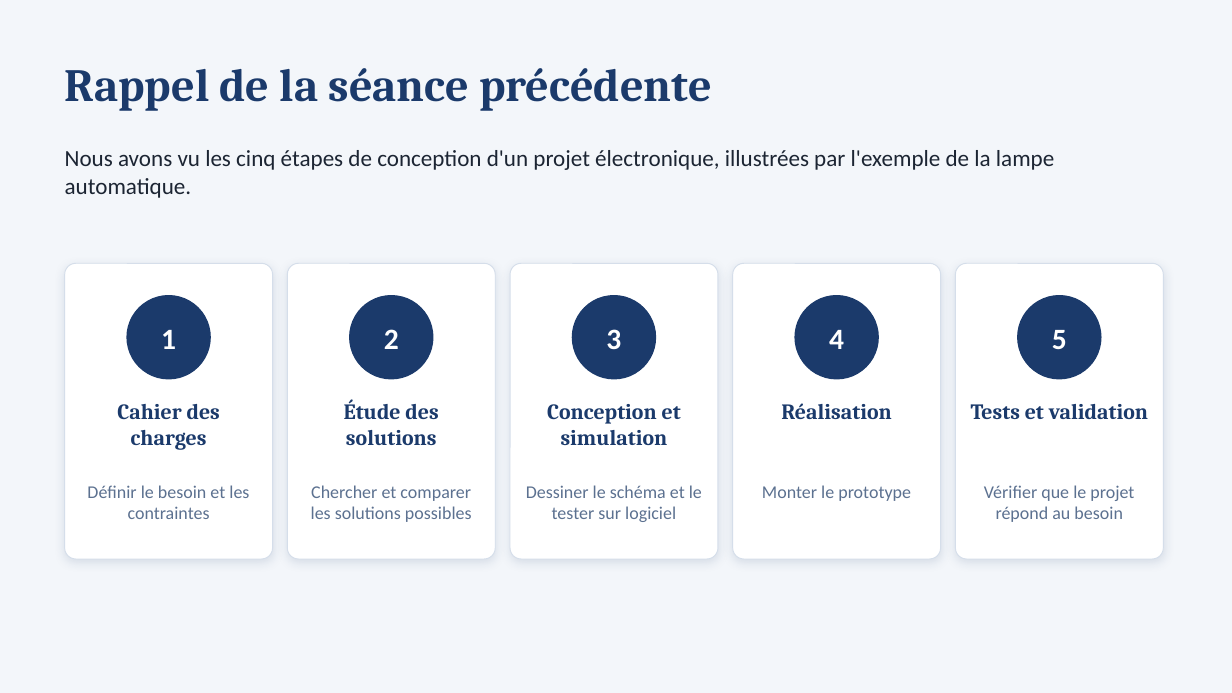
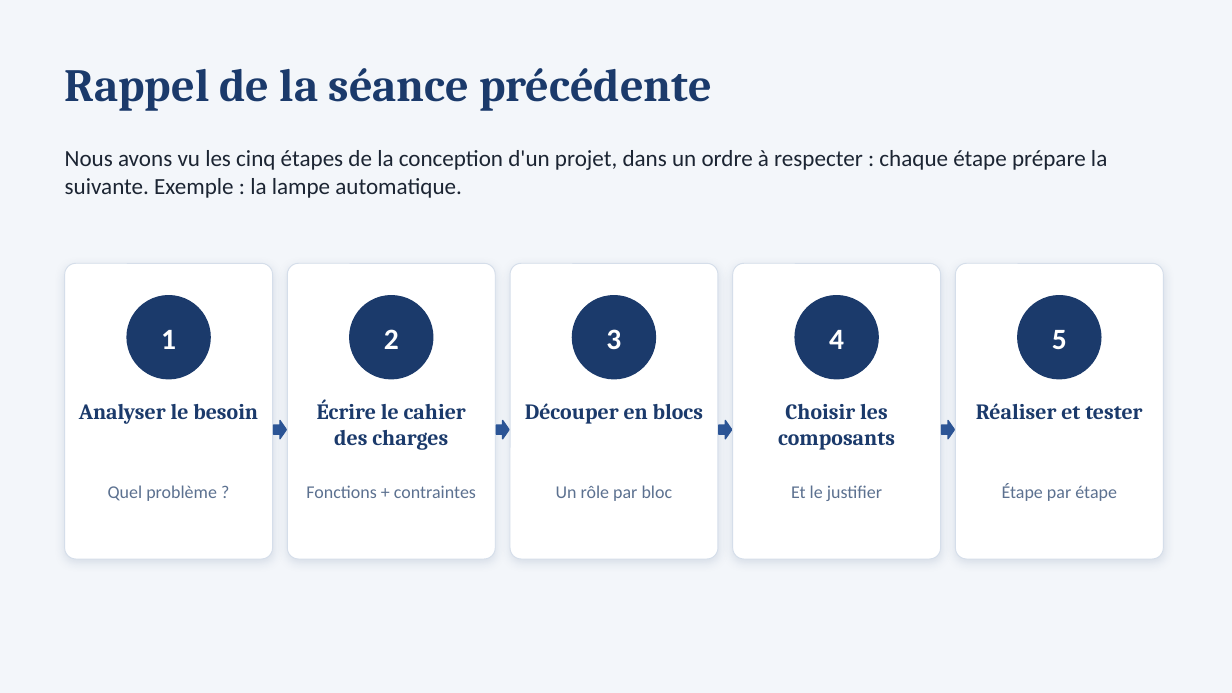
Before and after one commit to saidregani/myphdproject, a slide deck: slide 1 of projets/Organisation_Module_L3_ELN.pptx. Drawn at 1232x693 pixels with LibreOffice and Linux fonts; fonts in the diff are those of the drawing. Boxes give left, top, right and bottom in pixels: in the first picture for what was removed or moved away, otherwise in the second. Text is boxed around its words. In the diff, an @@ line names an element or a change of style, - is before the commit and + after.

```diff
--- a/projets/Organisation_Module_L3_ELN.pptx
+++ b/projets/Organisation_Module_L3_ELN.pptx
@@ text at [65, 150, 1107, 198]: text changed @@
-Nous avons vu les cinq étapes de conception d'un projet électronique, illustrées par l'exemple de la lampe automatique.
+Nous avons vu les cinq étapes de la conception d'un projet, dans un ordre à respecter : chaque étape prépare la suivante. Exemple : la lampe automatique.
@@ text added at [79, 404, 258, 424], 17 pt, text #1B3A6B, bold @@
+Analyser le besoin
@@ text at [317, 399, 466, 450]: text changed @@
-Cahier des charges
+Écrire le cahier des charges
@@ text removed at [344, 399, 438, 445] @@
-Étude des solutions
@@ text at [525, 403, 703, 424]: text changed @@
-Conception et simulation
+Découper en blocs
@@ text at [778, 404, 895, 450]: text changed @@
-Réalisation
+Choisir les composants
@@ text at [976, 403, 1142, 419]: text changed @@
-Tests et validation
+Réaliser et tester
@@ right arrow added at [274, 421, 287, 439], fill #2C5596, outline #2C5596 1 pt @@
@@ right arrow added at [496, 421, 509, 439], fill #2C5596, outline #2C5596 1 pt @@
@@ right arrow added at [719, 421, 732, 439], fill #2C5596, outline #2C5596 1 pt @@
@@ right arrow added at [942, 421, 955, 439], fill #2C5596, outline #2C5596 1 pt @@
@@ text at [108, 485, 217, 501]: text changed @@
-Définir le besoin et les contraintes
+Quel problème ?
@@ text at [306, 485, 476, 498]: text changed @@
-Chercher et comparer les solutions possibles
+Fonctions + contraintes
@@ text at [556, 485, 673, 501]: text changed @@
-Dessiner le schéma et le tester sur logiciel
+Un rôle par bloc
@@ text at [791, 485, 882, 501]: text changed @@
-Monter le prototype
+Et le justifier
@@ text at [1002, 483, 1117, 501]: text changed @@
-Vérifier que le projet répond au besoin
+Étape par étape
```
Also in this commit, not shown: 1 other slide changed, 1 other file.
